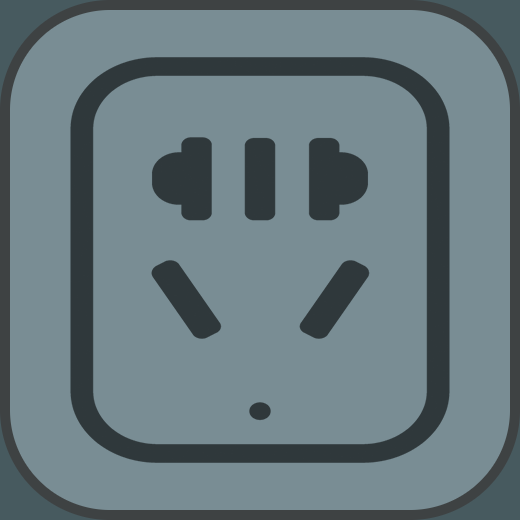
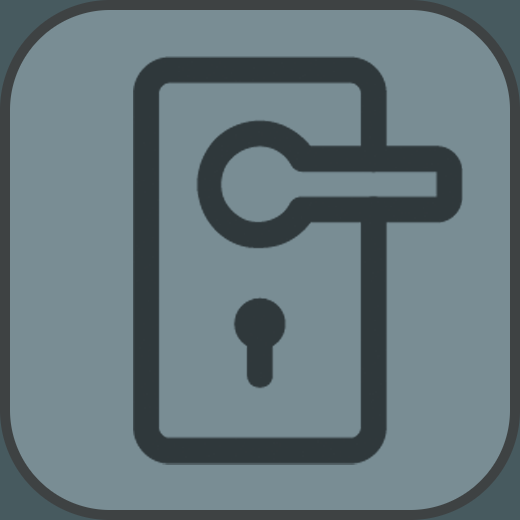
Layered file, before and after one edit (w=520, h=520). Changes by layer:
added layer "Lock" above "Smart Lock" over [133,56,463,465]
hid "Plugin" over [70,57,450,463]
